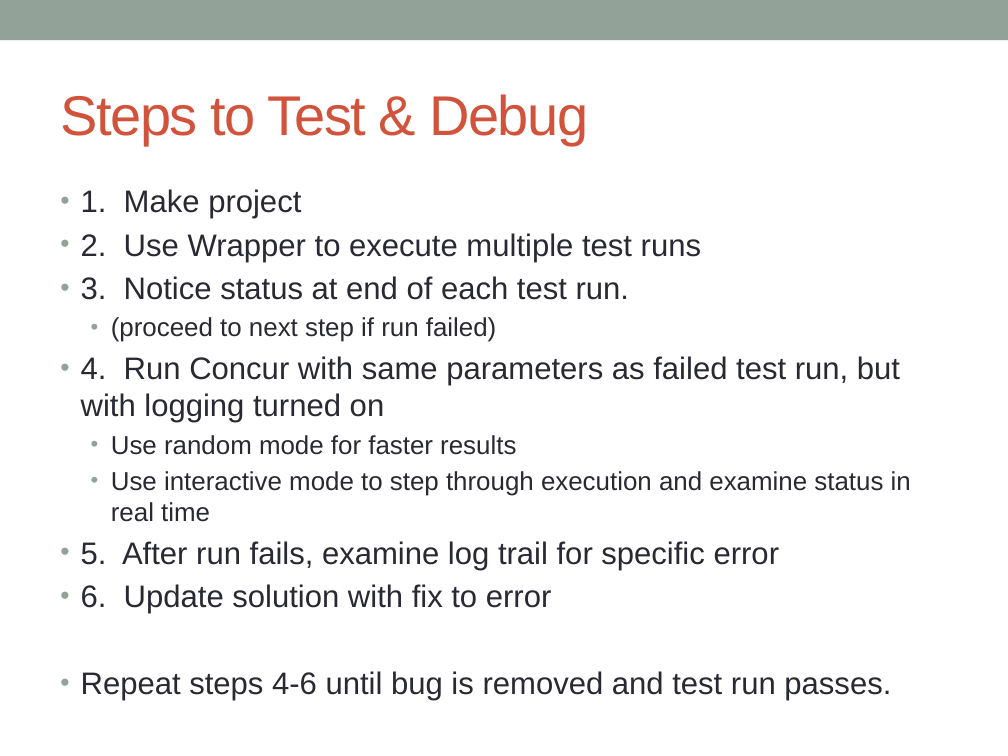
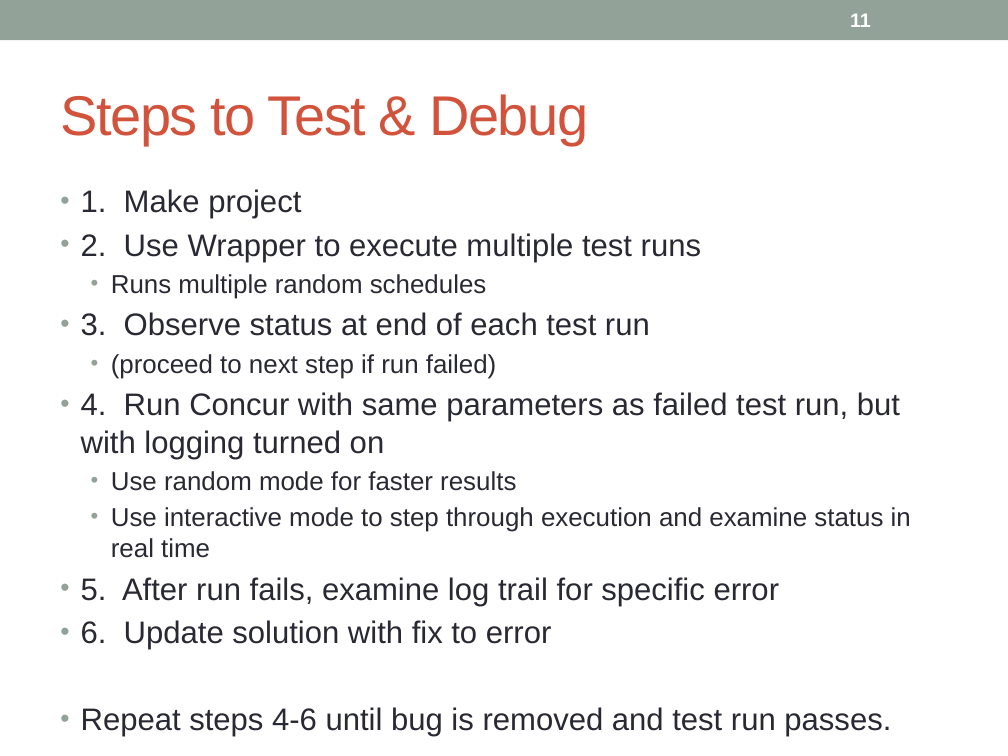
Before and after one commit to concurTestFramework/concurTestFramework, a slide deck: slide 11 of Documents/Concur_Presentation.pptx. Drawn at 1008x756 pixels with LibreOffice and Linux fonts; fonts in the diff are those of the drawing. Boxes give left, top, right and bottom in pixels: in the first picture for what was removed or moved away, otherwise in the second. Text is boxed around its words. In the diff, an @@ line names an element or a change of style, - is before the commit and + after.

```diff
--- a/Documents/Concur_Presentation.pptx
+++ b/Documents/Concur_Presentation.pptx
@@ page number added at [850,13,871,27], 14 pt, text #FFFFFF, bold @@
+11
@@ text at [81,274,650,336]: text changed @@
-• 3. Notice status at end of each test run.
+  • Runs multiple random schedules
+• 3. Observe status at end of each test run
```
Also in this commit, not shown: 21 other slides changed.
